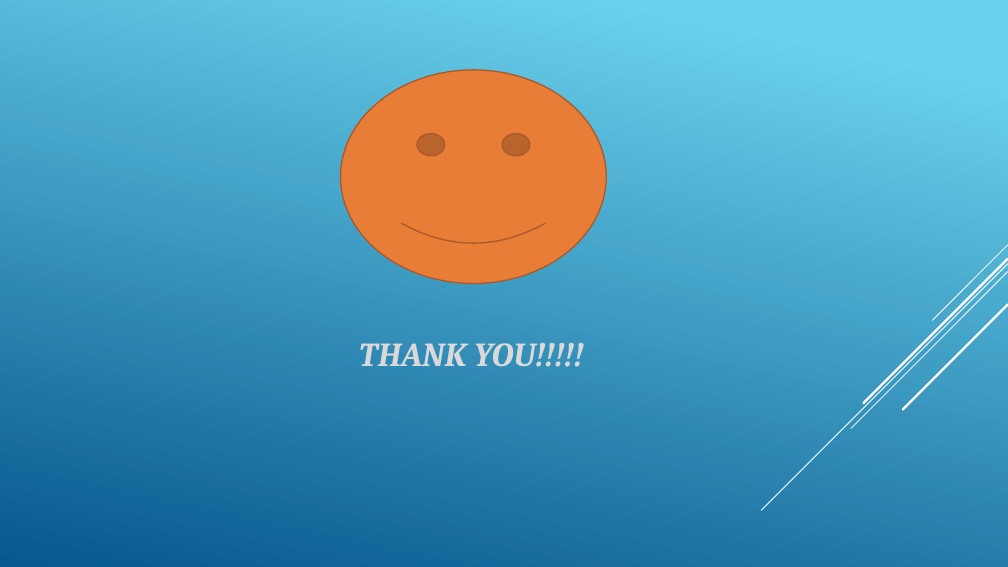
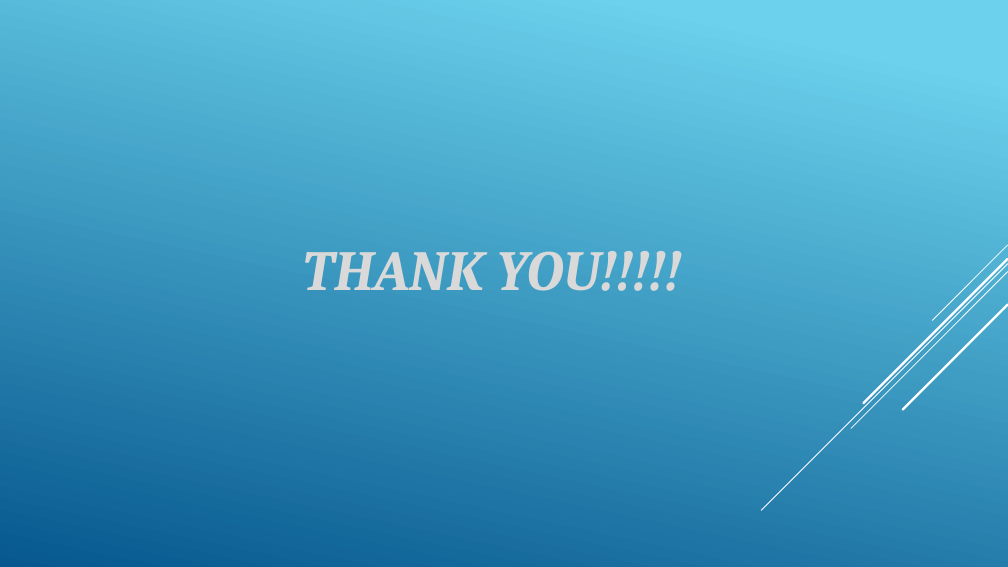
Before and after one commit to somnathbhoite/DataScience, a slide deck: slide 11 of Data Science.pptx. Drawn at 1008x567 pixels with LibreOffice and Linux fonts; fonts in the diff are those of the drawing. Boxes give left, top, right and bottom in pixels: in the first picture for what was removed or moved away, otherwise in the second. Text is boxed around its words. In the diff, an @@ line names an element or a change of style, - is before the commit and + after.

```diff
--- a/Data Science.pptx
+++ b/Data Science.pptx
@@ smiley face removed at (340, 70, 606, 284) @@
@@ text "THANK YOU!!!!!": place and size @@
-text "THANK YOU!!!!!" at (359, 343, 584, 367)
+text "THANK YOU!!!!!" at (302, 251, 682, 291)
@@ text "THANK YOU!!!!!" at (302, 251, 682, 291): size 32 to 54 pt @@
```
